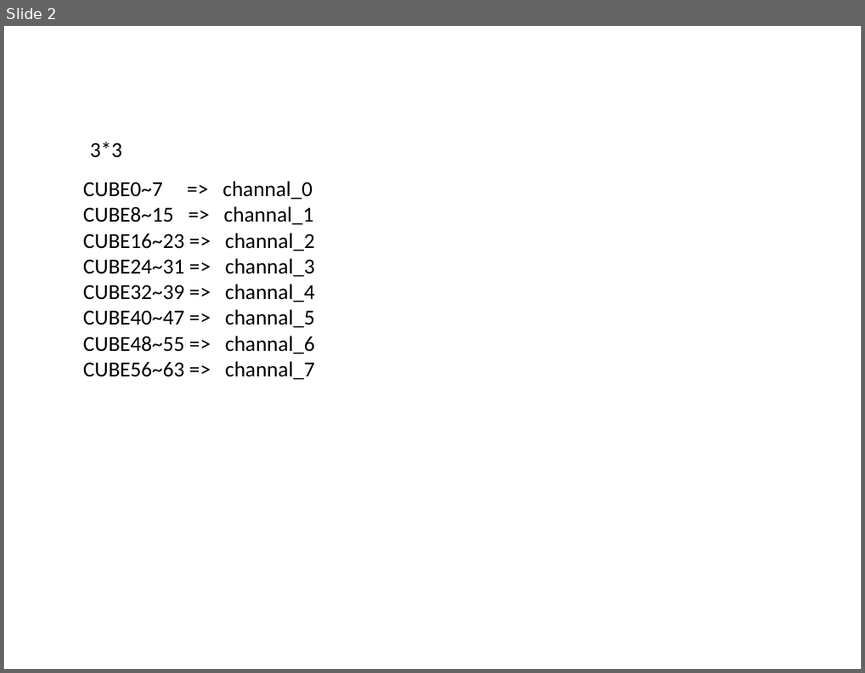
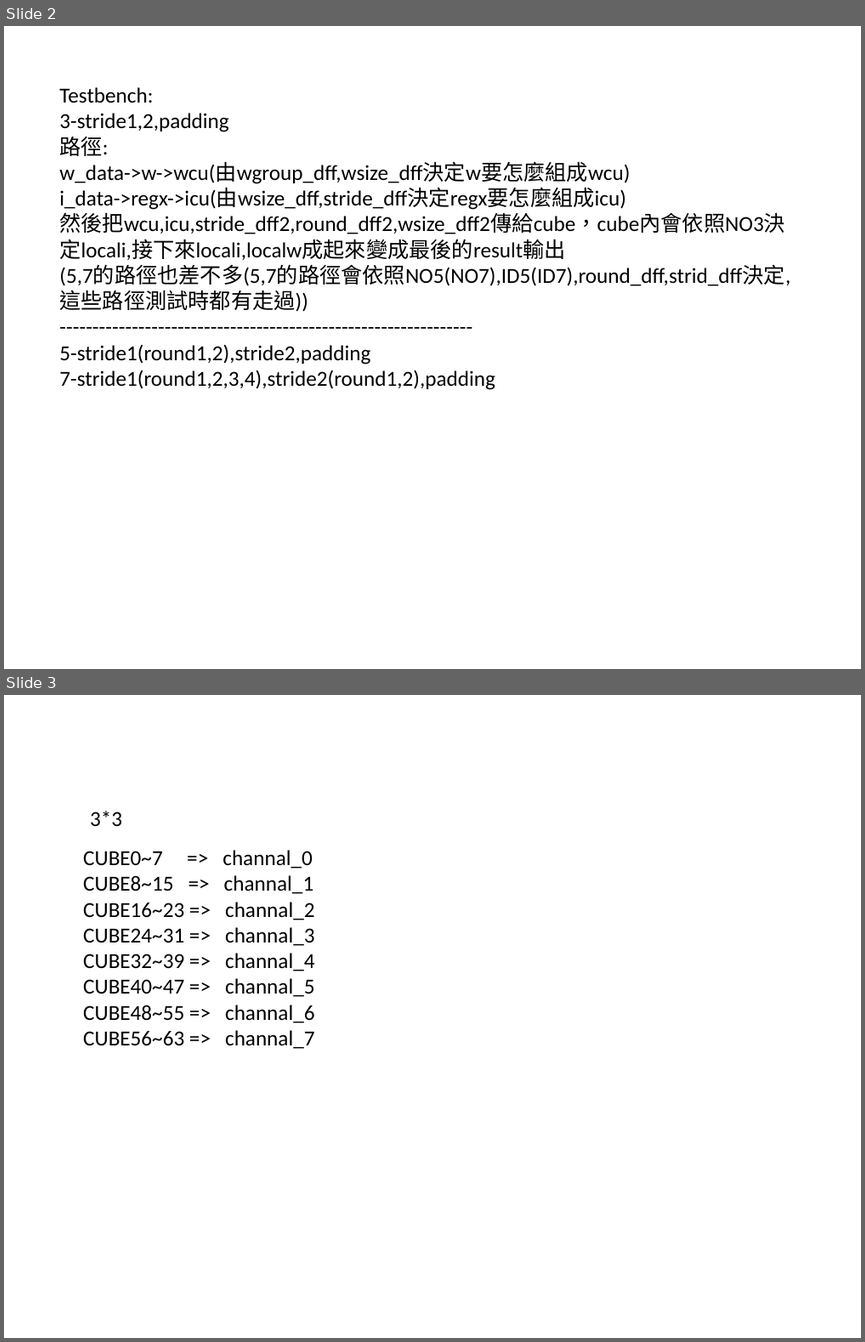
Before and after one commit to rayquazacxj/AI-hardware-accelerate-engine, a slide deck: mul/mul_2d/MUL.pptx. Shown one above the other, each under a label of ours: slide 2 before the commit, slides 2 and 3 after it. The pictures are 865x673 and 865x1342 pixels, drawn with LibreOffice and Linux fonts; fonts in the diff are those of the drawing. Boxes give left, top, right and bottom in pixels: in the first picture for what was removed or moved away, otherwise in the second. Text is boxed around its words. In the diff, an @@ line names an element or a change of style, - is before the commit and + after.

```diff
--- a/mul/mul_2d/MUL.pptx
+++ b/mul/mul_2d/MUL.pptx
@@ slide 2 added at (x1=4, y1=26, x2=861, y2=669), background #FFFFFF @@
@@ text added at (x1=59, y1=87, x2=790, y2=390), 18 pt, text #000000 @@
+Testbench:
+3-stride1,2,padding
+路徑:
+w_data->w->wcu(由wgroup_dff,wsize_dff決定w要怎麼組成wcu)
+i_data->regx->icu(由wsize_dff,stride_dff決定regx要怎麼組成icu)
+然後把wcu,icu,stride_dff2,round_dff2,wsize_dff2傳給cube，cube內會依照NO3決定locali,接下來locali,localw成起來變成最後的result輸出
+(5,7的路徑也差不多(5,7的路徑會依照NO5(NO7),ID5(ID7),round_dff,strid_dff決定,這些路徑測試時都有走過))
+---------------------------------------------------------------
+5-stride1(round1,2),stride2,padding
+7-stride1(round1,2,3,4),stride2(round1,2),padding
@@ what was slide 2 is now slide 3 @@
```
Also in this commit, not shown: 1 slide changed, 29 other files.
